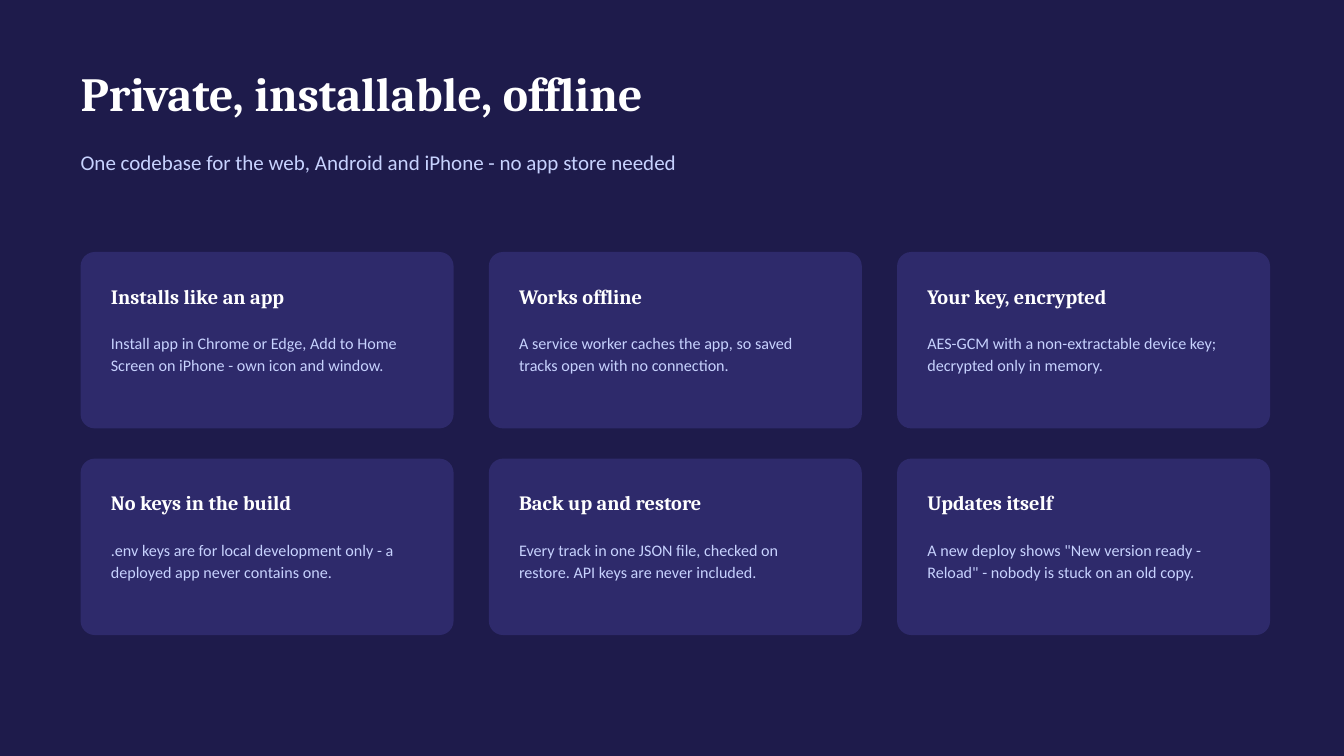
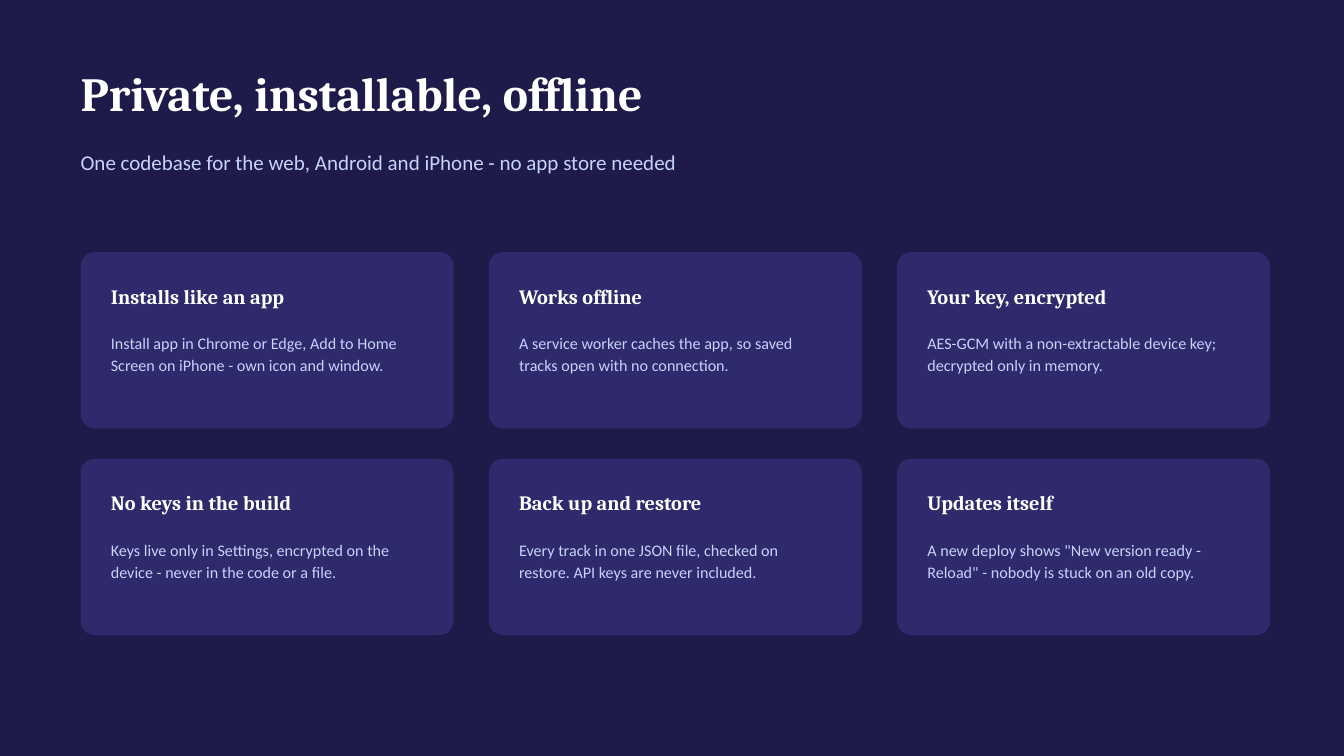
Before and after one commit to sohelPathanHarbinger/skill_path, a slide deck: slide 13 of docs/SkillPath-Presentation.pptx. Drawn at 1344x756 pixels with LibreOffice and Linux fonts; fonts in the diff are those of the drawing. Boxes give left, top, right and bottom in pixels: in the first picture for what was removed or moved away, otherwise in the second. Text is boxed around its words. In the diff, an @@ line names an element or a change of style, - is before the commit and + after.

Commit message:
feat: remove .env.example and config.ts; update documentation for API key handling and settings

```diff
--- a/docs/SkillPath-Presentation.pptx
+++ b/docs/SkillPath-Presentation.pptx
@@ text at bbox=[111, 545, 389, 578]: text changed @@
-.env keys are for local development only - a deployed app never contains one.
+Keys live only in Settings, encrypted on the device - never in the code or a file.
```
Also in this commit, not shown: 11 other files.
